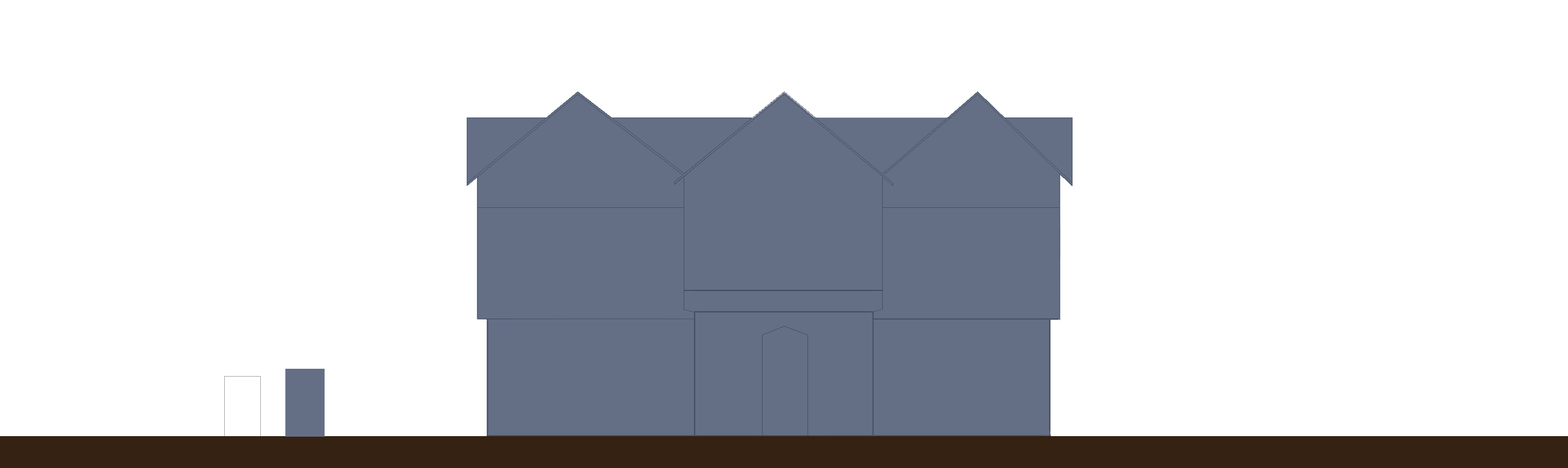
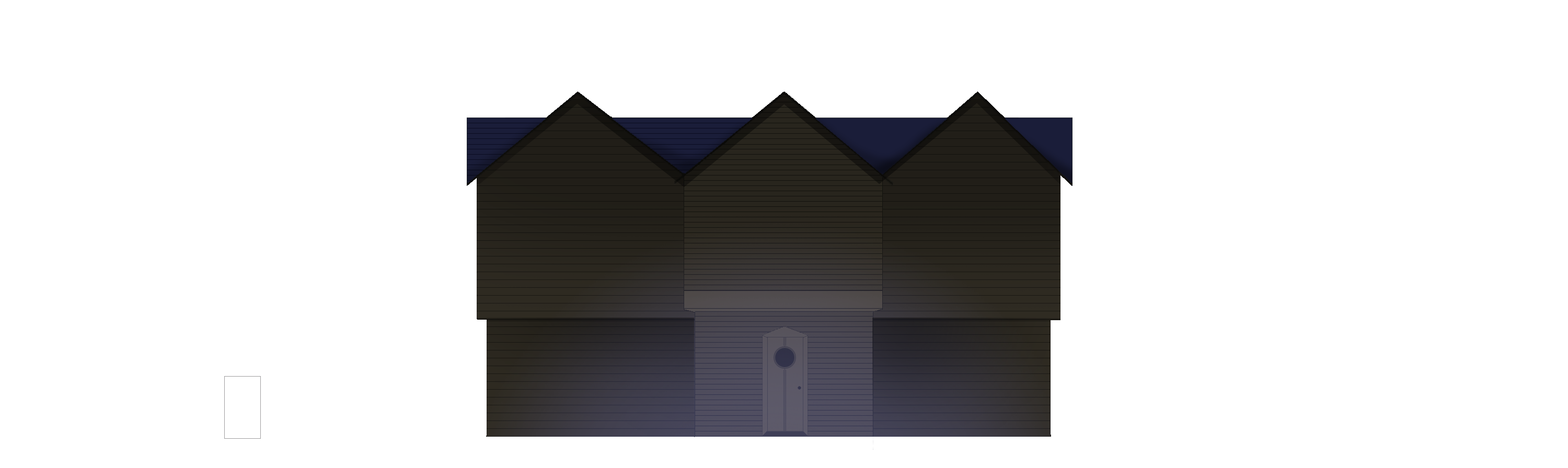
Revision of a layered 1568 x 468 image; what changed, layer by layer:
hid "Ennemie" over box(285, 369, 325, 437)
hid "Sol" over box(0, 436, 1568, 468)
added layer "shadow" (darken) above "Calque 1" over box(466, 109, 1073, 204)
added layer "Calque 1" (11%) above "toit" over box(0, 91, 1568, 468)
added layer "toit" above "ombre projeter toiture" over box(466, 117, 1073, 183)
added layer "ombre projeter toiture" above "ombre facade" over box(466, 91, 1065, 190)
added layer "ombre facade" (multiply, 71%) above "light bottom" over box(318, 91, 1254, 468)
added layer "light bottom" (screen) above "Maison" over box(466, 221, 1090, 468)
painted on "Maison" over box(466, 91, 1073, 451)
